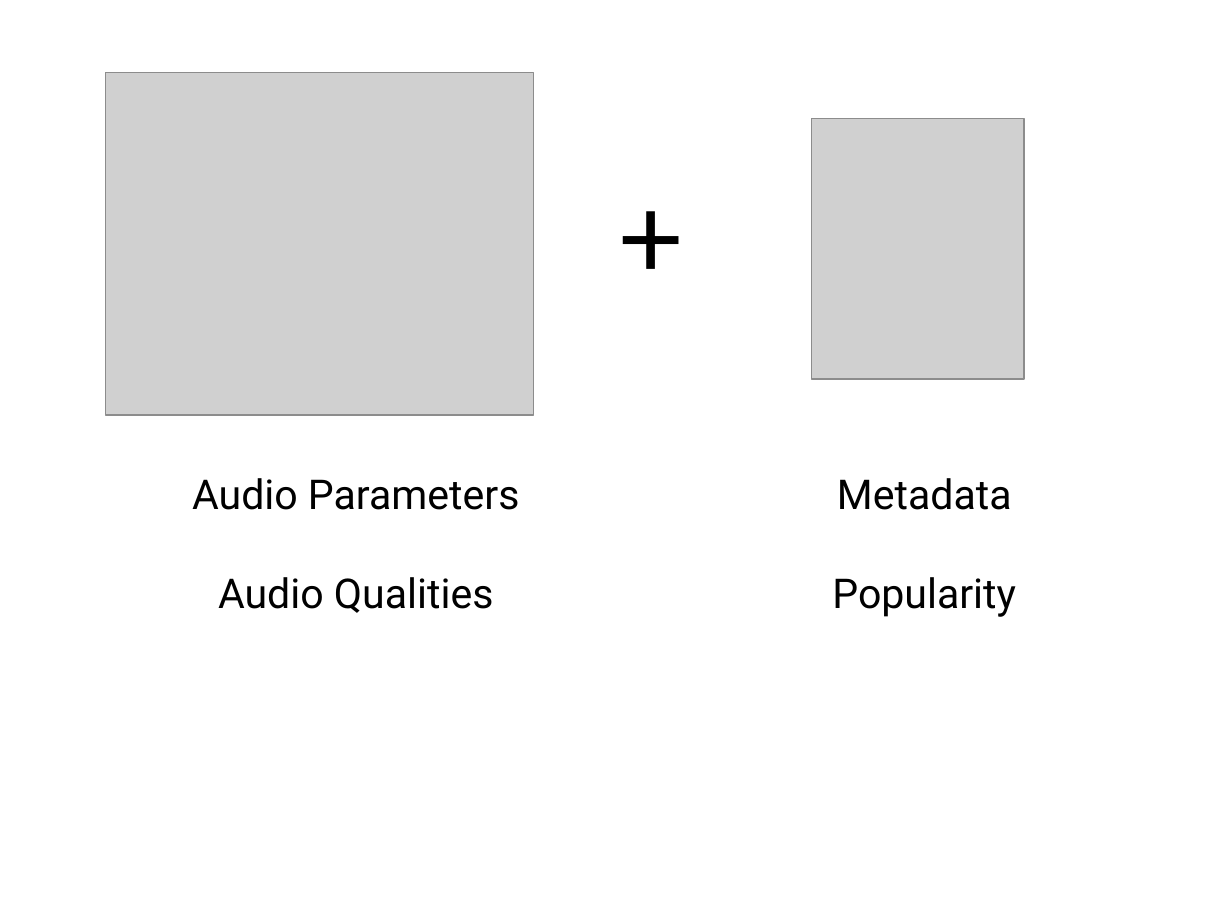
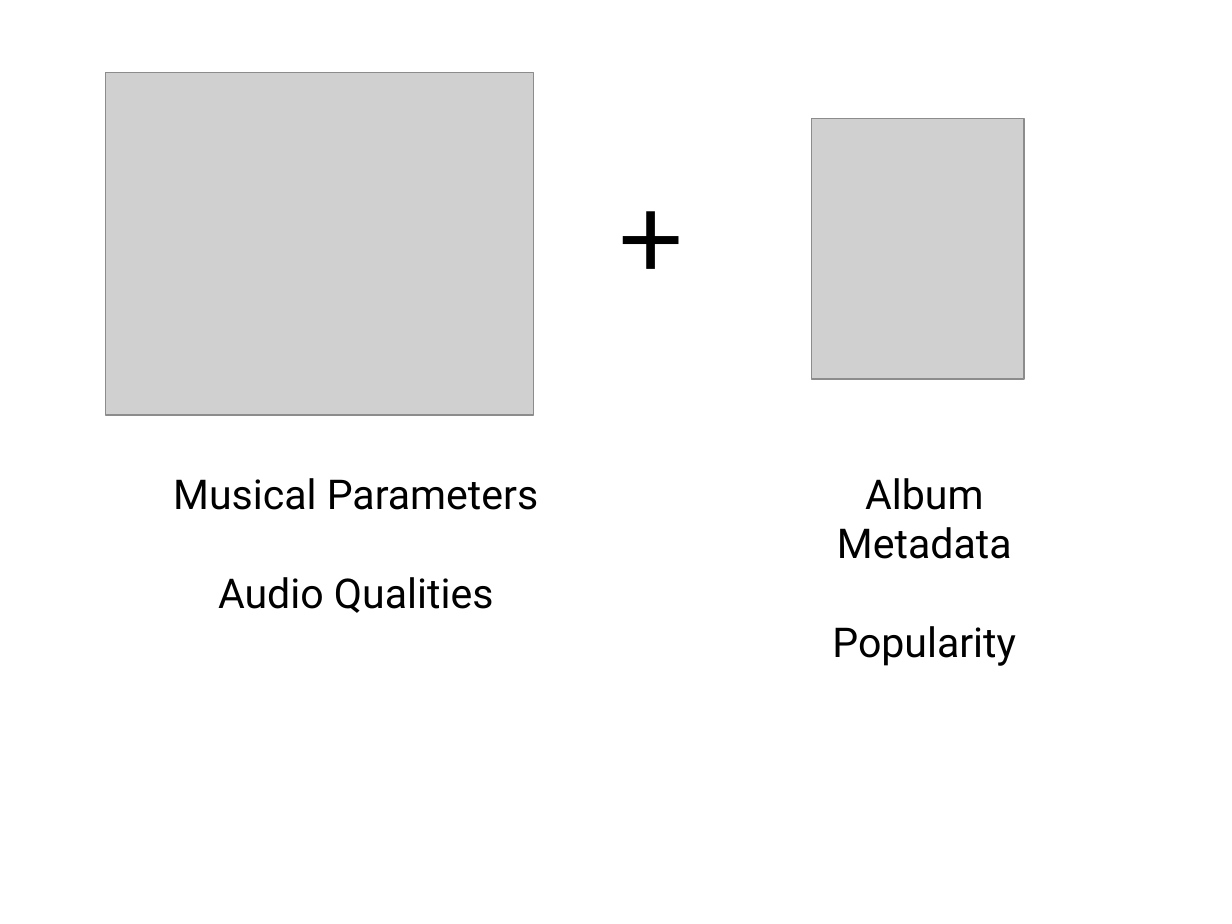
Before and after one commit to idcrane/mds-kojak, a slide deck: slide 3 of Kojak.pptx. Drawn at 1232x924 pixels with LibreOffice and Linux fonts; fonts in the diff are those of the drawing; grey boxes stand for pictures. Boxes give left, top, right and bottom in pixels: in the first picture for what was removed or moved away, otherwise in the second. Text is boxed around its words. In the diff, an @@ line names an element or a change of style, - is before the commit and + after.

Commit message:
Updated powerpoint

```diff
--- a/Kojak.pptx
+++ b/Kojak.pptx
@@ text "Musical Parameters": place and size @@
-text "Musical Parameters" at bbox=[192, 478, 520, 613]
+text "Musical Parameters" at bbox=[173, 478, 538, 613]
@@ text at bbox=[173, 478, 538, 510]: text changed @@
-Audio Parameters
+Musical Parameters
@@ text at bbox=[837, 478, 1012, 559]: text changed @@
-Metadata
+Album Metadata
```
Also in this commit, not shown: 1 other slide changed, 3 slides added, 1 slide removed, 1 other file.
